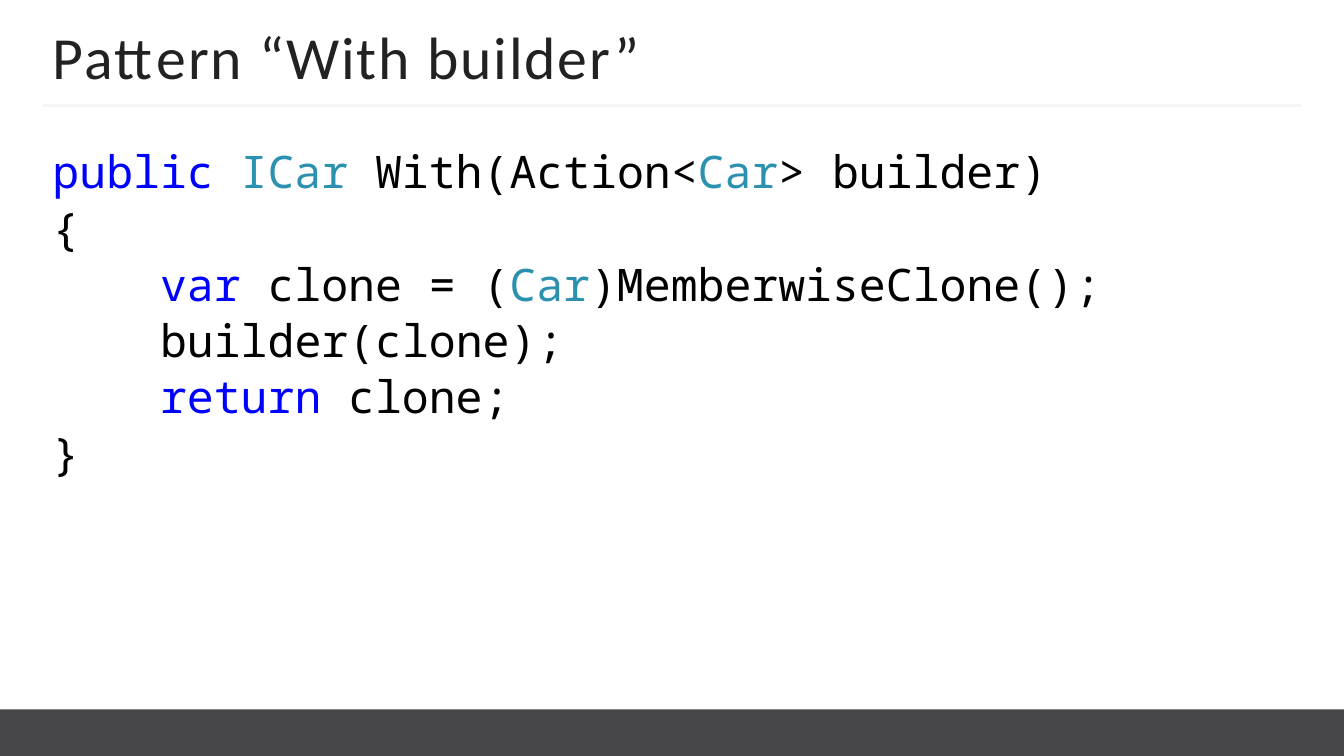
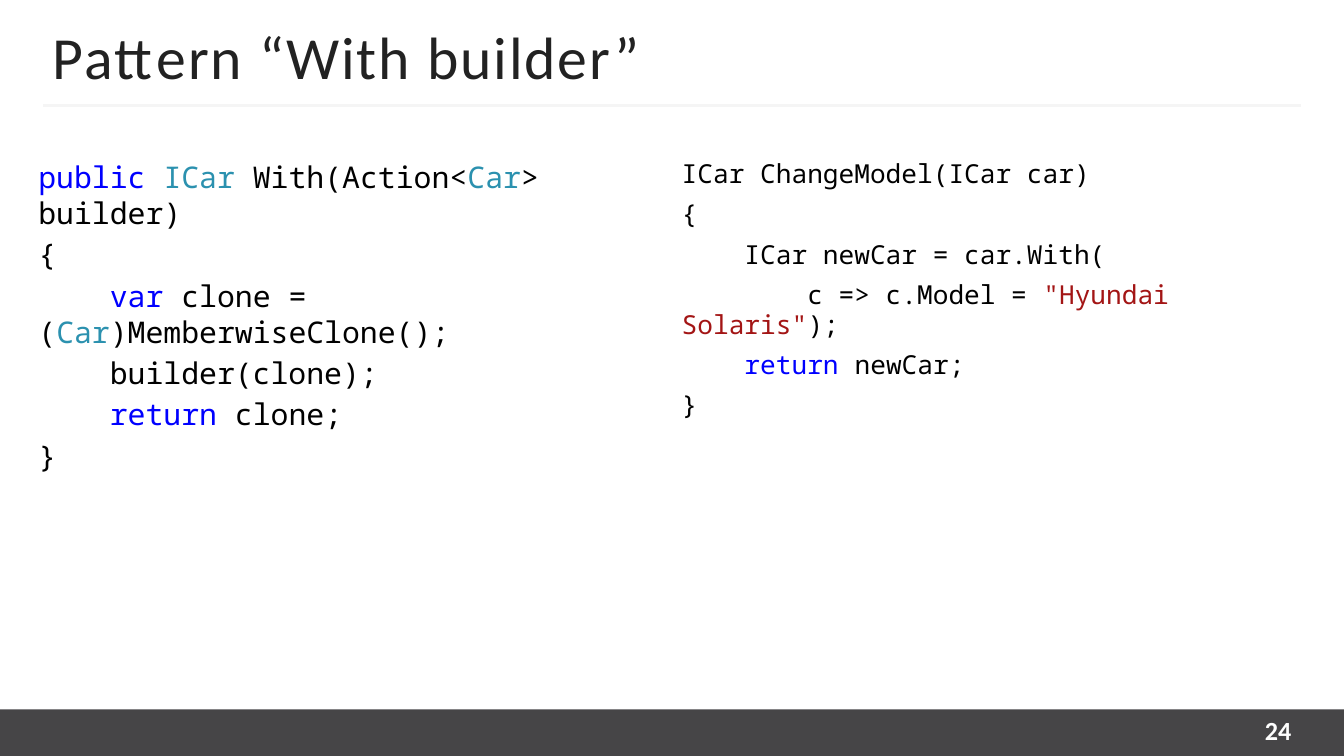
Before and after one commit to kugushev/presentations, a slide deck: slide 24 of Presentation Subbotnik.pptx. Drawn at 1344x756 pixels with LibreOffice and Linux fonts; fonts in the diff are those of the drawing; background and template pictures are left out. Boxes give left, top, right and bottom in pixels: in the first picture for what was removed or moved away, otherwise in the second. Text is boxed around its words. In the diff, an @@ line names an element or a change of style, - is before the commit and + after.

```diff
--- a/Presentation Subbotnik.pptx
+++ b/Presentation Subbotnik.pptx
@@ text "public ICar With(Action<Car> builder)": place and size @@
-text "public ICar With(Action<Car> builder)" at (52,154,1101,420)
+text "public ICar With(Action<Car> builder)" at (38,165,539,430)
@@ text "public ICar With(Action<Car> builder)" at (38,165,539,430): size 24 to 16 pt; line spacing 0.7 to 1; less space between paragraphs @@
@@ text added at (682,163,1169,378), 14 pt, text #000000 @@
+ICar ChangeModel(ICar car)
+{
+ICar newCar = car.With(
+c => c.Model = "Hyundai Solaris");
+return newCar;
+}
@@ page number added at (1265,723,1291,740), 14 pt, text #FEFEFE, bold @@
+24
```
Also in this commit, not shown: 36 other slides changed, 5 other files.
